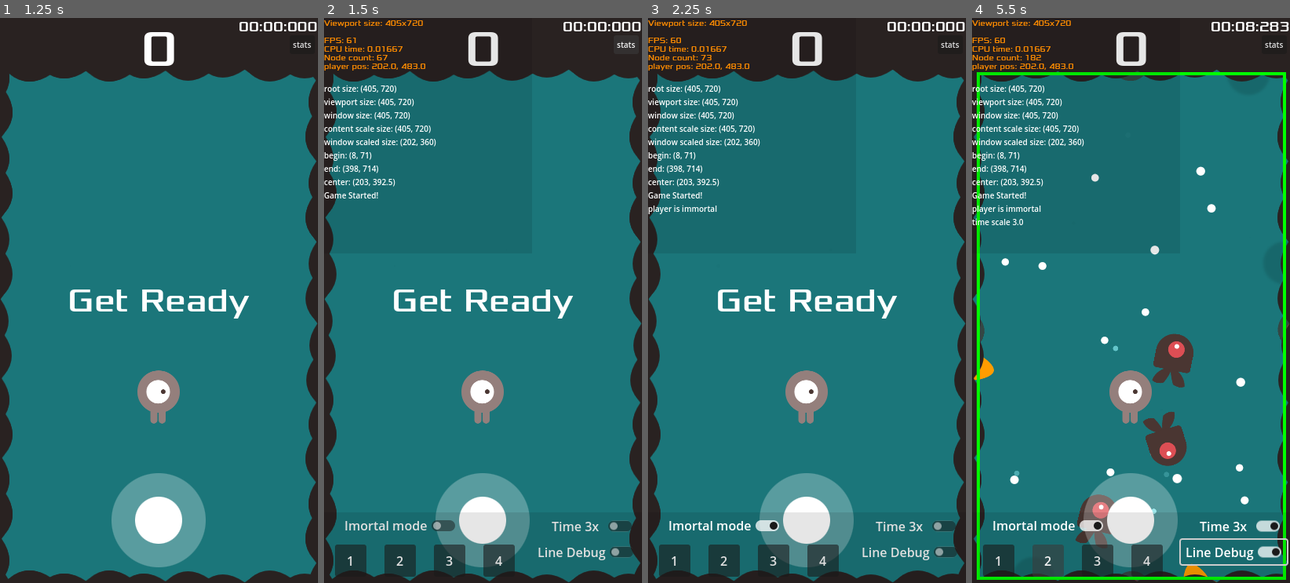
Above: before the commit, frames 1-4 (left to right).
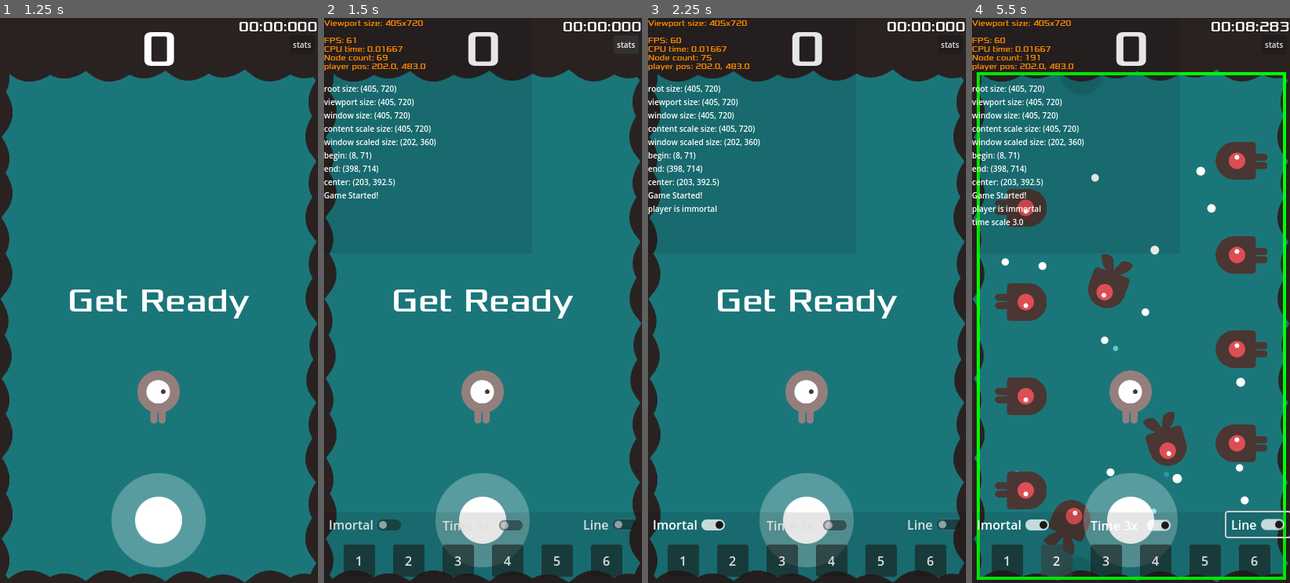
Above: after the commit, the same moments.

Repository: azevedoruan/DodgeTheCreeps
Game: Godot game, scene res://scenes/Main.tscn
The game is run twice, just before and just after one commit, with the same random seed, the same clock (stepped at 60 frames per second) and the same inputs.
Inputs:
- Up to frame 1 (1.25 s): click "Start" at 0.5 s
- Up to frame 2 (1.5 s): click "stats" at 1.25 s
- Up to frame 3 (2.25 s): click "Imortal mode" (after the commit: "Imortal") at 2 s
- Up to frame 4 (5.5 s): click "Time 3x" at 2.75 s; click "1" at 3.5 s; click "Line Debug" (after the commit: "Line") at 4.25 s; click "2" at 5 s

Frame 1 is identical in both runs. In frame 2, 3.3% of the frame differs, in the area x 1-98%, y 6-99%; in frame 3, 3.3%; in frame 4, 14%, in the area x 0-100%, y 6-100%.

Commit message:
task 001 - evento 6 - horda de inimigos

Diff:
--- a/project.godot
+++ b/project.godot
@@ -35,26 +35,31 @@
 move_right={
 "deadzone": 0.5,
 "events": [Object(InputEventKey,"resource_local_to_scene":false,"resource_name":"","device":-1,"window_id":0,"alt_press …(182 unchanged characters)…
+, Object(InputEventKey,"resource_local_to_scene":false,"resource_name":"","device":-1,"window_id":0,"alt_pressed":false,"shift_pressed":false,"ctrl_pressed":false,"meta_pressed":false,"pressed":false,"keycode":0,"physical_keycode":68,"key_label":0,"unicode":100,"echo":false,"script":null)
 ]
 }
 move_left={
 "deadzone": 0.5,
 "events": [Object(InputEventKey,"resource_local_to_scene":false,"resource_name":"","device":-1,"window_id":0,"alt_press …(182 unchanged characters)…
+, Object(InputEventKey,"resource_local_to_scene":false,"resource_name":"","device":-1,"window_id":0,"alt_pressed":false,"shift_pressed":false,"ctrl_pressed":false,"meta_pressed":false,"pressed":false,"keycode":0,"physical_keycode":65,"key_label":0,"unicode":97,"echo":false,"script":null)
 ]
 }
 move_up={
 "deadzone": 0.5,
 "events": [Object(InputEventKey,"resource_local_to_scene":false,"resource_name":"","device":-1,"window_id":0,"alt_press …(182 unchanged characters)…
+, Object(InputEventKey,"resource_local_to_scene":false,"resource_name":"","device":-1,"window_id":0,"alt_pressed":false,"shift_pressed":false,"ctrl_pressed":false,"meta_pressed":false,"pressed":false,"keycode":0,"physical_keycode":87,"key_label":0,"unicode":119,"echo":false,"script":null)
 ]
 }
 move_down={
 "deadzone": 0.5,
 "events": [Object(InputEventKey,"resource_local_to_scene":false,"resource_name":"","device":-1,"window_id":0,"alt_press …(182 unchanged characters)…
+, Object(InputEventKey,"resource_local_to_scene":false,"resource_name":"","device":-1,"window_id":0,"alt_pressed":false,"shift_pressed":false,"ctrl_pressed":false,"meta_pressed":false,"pressed":false,"keycode":0,"physical_keycode":83,"key_label":0,"unicode":115,"echo":false,"script":null)
 ]
 }
 start_game={
 "deadzone": 0.5,
 "events": [Object(InputEventKey,"resource_local_to_scene":false,"resource_name":"","device":-1,"window_id":0,"alt_press …(182 unchanged characters)…
+, Object(InputEventKey,"resource_local_to_scene":false,"resource_name":"","device":-1,"window_id":0,"alt_pressed":false,"shift_pressed":false,"ctrl_pressed":false,"meta_pressed":false,"pressed":false,"keycode":0,"physical_keycode":69,"key_label":0,"unicode":101,"echo":false,"script":null)
 ]
 }
 time_scale={
--- /dev/null
+++ b/resources/mob_event_sixth.tres
@@ -0,0 +1,7 @@
+[gd_resource type="Resource" script_class="MobEventSixth" load_steps=2 format=3 uid="uid://dyacpdwgr1xui"]
+
+[ext_resource type="Script" path="res://scripts/resources/mobEventSixth.gd" id="1_qetdn"]
+
+[resource]
+resource_name = "horda de mobs"
+script = ExtResource("1_qetdn")
--- a/scenes/HUD.tscn
+++ b/scenes/HUD.tscn
@@ -82,6 +82,7 @@
 anchors_preset = 0
 offset_right = 265.0
 offset_bottom = 300.0
+metadata/_edit_lock_ = true
 
 [node name="ColorRect" type="ColorRect" parent="Pivot/DebugLog"]
 layout_mode = 1
@@ -170,73 +171,88 @@
 
 [node name="ImortalModeButton" type="CheckButton" parent="DeveloperControl"]
 layout_mode = 0
-offset_left = 20.0
+offset_right = 105.0
+offset_bottom = 32.0
+focus_mode = 0
+text = "Imortal
+"
+
+[node name="TimeAccelerateButton" type="CheckButton" parent="DeveloperControl"]
+layout_mode = 1
+anchors_preset = 5
+anchor_left = 0.5
+anchor_right = 0.5
+offset_left = -57.5
 offset_top = 1.0
-offset_right = 174.0
-offset_bottom = 33.0
-focus_mode = 0
-text = "Imortal mode"
-
-[node name="TimeAccelerateButton" type="CheckButton" parent="DeveloperControl"]
+offset_right = 57.5
+offset_bottom = 32.0
+grow_horizontal = 2
+focus_mode = 0
+text = "Time 3x"
+
+[node name="DrawLineDebugButton" type="CheckButton" parent="DeveloperControl"]
 layout_mode = 1
 anchors_preset = 1
 anchor_left = 1.0
 anchor_right = 1.0
-offset_left = -121.0
-offset_top = 2.0
-offset_right = -6.0
-offset_bottom = 33.0
+offset_left = -81.0
+offset_bottom = 31.0
 grow_horizontal = 0
-focus_mode = 0
-text = "Time 3x"
+text = "Line"
 
 [node name="Event1Button" type="Button" parent="DeveloperControl"]
 layout_mode = 2
-offset_left = 14.0
-offset_top = 41.0
-offset_right = 54.0
+offset_left = 25.0
+offset_top = 41.0
+offset_right = 65.0
 offset_bottom = 82.0
 focus_mode = 0
 text = "1"
 
 [node name="Event1Button2" type="Button" parent="DeveloperControl"]
 layout_mode = 2
-offset_left = 77.0
-offset_top = 41.0
-offset_right = 117.0
+offset_left = 88.0
+offset_top = 41.0
+offset_right = 128.0
 offset_bottom = 82.0
 focus_mode = 0
 text = "2"
 
 [node name="Event1Button3" type="Button" parent="DeveloperControl"]
 layout_mode = 2
-offset_left = 140.0
-offset_top = 41.0
-offset_right = 180.0
+offset_left = 151.0
+offset_top = 41.0
+offset_right = 191.0
 offset_bottom = 82.0
 focus_mode = 0
 text = "3"
 
 [node name="Event1Button4" type="Button" parent="DeveloperControl"]
 layout_mode = 2
-offset_left = 203.0
-offset_top = 41.0
-offset_right = 243.0
+offset_left = 214.0
+offset_top = 41.0
+offset_right = 254.0
 offset_bottom = 82.0
 focus_mode = 0
 text = "4"
 
-[node name="DrawLineDebugButton" type="CheckButton" parent="DeveloperControl"]
-layout_mode = 1
-anchors_preset = 1
-anchor_left = 1.0
-anchor_right = 1.0
-offset_left = -139.0
-offset_top = 35.0
-offset_right = -4.0
-offset_bottom = 66.0
-grow_horizontal = 0
-text = "Line Debug"
+[node name="Event1Button5" type="Button" parent="DeveloperControl"]
+layout_mode = 2
+offset_left = 277.0
+offset_top = 41.0
+offset_right = 317.0
+offset_bottom = 82.0
+focus_mode = 0
+text = "5"
+
+[node name="Event1Button6" type="Button" parent="DeveloperControl"]
+layout_mode = 2
+offset_left = 340.0
+offset_top = 41.0
+offset_right = 380.0
+offset_bottom = 82.0
+focus_mode = 0
+text = "6"
 
 [node name="MessageTimer" type="Timer" parent="."]
 wait_time = 2.0
@@ -246,9 +262,11 @@
 [connection signal="button_down" from="Pivot/StatsButton" to="." method="_on_stats_button_down"]
 [connection signal="toggled" from="DeveloperControl/ImortalModeButton" to="." method="_on_imortal_mode_button_toggled"]
 [connection signal="toggled" from="DeveloperControl/TimeAccelerateButton" to="." method="_on_time_accelerate_button_toggled"]
+[connection signal="pressed" from="DeveloperControl/DrawLineDebugButton" to="." method="_on_draw_line_debug_button_pressed"]
 [connection signal="pressed" from="DeveloperControl/Event1Button" to="." method="_on_event_1_button_pressed"]
 [connection signal="pressed" from="DeveloperControl/Event1Button2" to="." method="_on_event_1_button_2_pressed"]
 [connection signal="pressed" from="DeveloperControl/Event1Button3" to="." method="_on_event_1_button_3_pressed"]
 [connection signal="pressed" from="DeveloperControl/Event1Button4" to="." method="_on_event_1_button_4_pressed"]
-[connection signal="pressed" from="DeveloperControl/DrawLineDebugButton" to="." method="_on_draw_line_debug_button_pressed"]
+[connection signal="pressed" from="DeveloperControl/Event1Button5" to="." method="_on_event_1_button_5_pressed"]
+[connection signal="pressed" from="DeveloperControl/Event1Button6" to="." method="_on_event_1_button_6_pressed"]
 [connection signal="timeout" from="MessageTimer" to="." method="_on_message_timer_timeout"]
--- a/scenes/Main.tscn
+++ b/scenes/Main.tscn
@@ -22,6 +22,7 @@
 [ext_resource type="Resource" uid="uid://cfjb5mmjtr6i3" path="res://resources/mob_event_third.tres" id="13_q2wx6"]
 [ext_resource type="Resource" uid="uid://dxxdyonrep8ne" path="res://resources/mob_event_fourth.tres" id="14_1epfv"]
 [ext_resource type="Resource" uid="uid://dj8bd4mokvca" path="res://resources/mob_event_fifth.tres" id="15_nl8hl"]
+[ext_resource type="Resource" uid="uid://dyacpdwgr1xui" path="res://resources/mob_event_sixth.tres" id="19_2ml6s"]
 [ext_resource type="Texture2D" uid="uid://cxo2he6r4dqsw" path="res://art/Margin_solida.png" id="19_hj66a"]
 
 [sub_resource type="Theme" id="Theme_xjx8x"]
@@ -38,6 +39,7 @@
 grow_horizontal = 2
 grow_vertical = 2
 theme = SubResource("Theme_xjx8x")
+metadata/_edit_lock_ = true
 
 [node name="Background" type="ColorRect" parent="Container"]
 layout_mode = 1
@@ -158,7 +160,8 @@
 
 [node name="MobsEventHandler" type="Node" parent="."]
 script = ExtResource("12_urh7m")
-events = Array[Resource("res://scripts/resources/mobEventAbstract.gd")]([ExtResource("11_em6as"), ExtResource("12_4dtth"), ExtResource("14_1epfv"), ExtResource("13_q2wx6"), ExtResource("15_nl8hl")])
+initial_event_count = 4
+events = Array[Resource("res://scripts/resources/mobEventAbstract.gd")]([ExtResource("11_em6as"), ExtResource("12_4dtth"), ExtResource("14_1epfv"), ExtResource("13_q2wx6"), ExtResource("15_nl8hl"), ExtResource("19_2ml6s")])
 
 [node name="JoyStickHandler" type="Node" parent="."]
 script = ExtResource("7_hdq0m")
--- a/scripts/HUD.gd
+++ b/scripts/HUD.gd
@@ -107,22 +107,30 @@
 func _on_time_accelerate_button_toggled(toggled_on: bool) -> void:
 	get_parent().time_scale(toggled_on)
 
+#TEST for dev configurations
+func _on_event_1_button_pressed() -> void:
+	get_parent().fire_event_test(0)
 
-func _on_event_1_button_pressed() -> void:
+#TEST for dev configurations
+func _on_event_1_button_2_pressed() -> void:
 	get_parent().fire_event_test(1)
 
-
-func _on_event_1_button_2_pressed() -> void:
+#TEST for dev configurations
+func _on_event_1_button_3_pressed() -> void:
 	get_parent().fire_event_test(2)
 
-
-func _on_event_1_button_3_pressed() -> void:
+#TEST for dev configurations
+func _on_event_1_button_4_pressed() -> void:
 	get_parent().fire_event_test(3)
 
-
-func _on_event_1_button_4_pressed() -> void:
+#TEST for dev configurations
+func _on_event_1_button_5_pressed():
 	get_parent().fire_event_test(4)
 
+#TEST for dev configurations
+func _on_event_1_button_6_pressed():
+	get_parent().fire_event_test(5)
 
+#TEST for dev configurations
 func _on_draw_line_debug_button_pressed() -> void:
 	get_parent().activate_rect_lines_debug()
--- a/scripts/Main.gd
+++ b/scripts/Main.gd
@@ -17,6 +17,8 @@
 var score: int = 0
 var special_mob_count: int = 0
 var event_count: int = 0
+
+#TEST for dev configurations
 var is_time_scaled: bool = false
 
 
--- a/scripts/MobsEventHandler.gd
+++ b/scripts/MobsEventHandler.gd
@@ -3,13 +3,14 @@
 
 signal end_event_handler
 
+@export var initial_event_count: int = 0
 @export var events: Array[MobEvent]
 
 var _event_count: int = 0
 
 
 func restart_events() -> void:
-	_event_count = 0
+	_event_count = initial_event_count
 
 
 # dispara os eventos em ordem no decorrer do jogo.
@@ -33,7 +34,7 @@
 	_event_count += 1
 
 
-# for DEBUG
+#TEST for development debug
 func fire_a_event(mob_spawner: MobSpawner, player: Player, event_index: int = 0) -> void:
 	var tween: Tween = create_tween()
 	var event: MobEvent = events[event_index]
--- a/scripts/Player.gd
+++ b/scripts/Player.gd
@@ -1,39 +1,53 @@
+class_name Player
 extends Area2D
-class_name Player
 
 signal hit
 
 @export var joystick_handler: JoyStickHandler
 @export var is_immortal: bool = false
 
-var screen_size
+@onready var _animation_sprite: AnimatedSprite2D = $AnimatedSprite2D
+@onready var _collision_shape: CollisionShape2D = $CollisionShape2D
+
+#TODO calcular limites da área de gameplay por meio do GameplayContainerService
+var _screen_size: Vector2
+var _is_on_computer: bool
 
 const SPEED: float = 185
 
 
 func _ready():
-	screen_size = get_viewport_rect().size
+	_screen_size = get_viewport_rect().size
+
+	var os_name: String = OS.get_name()
+	if os_name == "Android" || os_name == "iOS":
+		_is_on_computer = false
+	else:
+		_is_on_computer = true
 
 
 func _process(delta):
-	var velocity: Vector2 = joystick_handler.direction
-	#var velocity: Vector2 = _move_by_keyboard()
+	var velocity: Vector2 = Vector2.ZERO
+	if _is_on_computer:
+		velocity = _move_by_keyboard()
+	else:
+		velocity = joystick_handler.direction
 
 	if velocity.length() > 0:
-		$AnimatedSprite2D.play()
+		_animation_sprite.play()
 	else:
-		$AnimatedSprite2D.stop()
+		_animation_sprite.stop()
 
 	position += velocity * delta * SPEED
-	position = position.clamp(Vector2.ZERO, screen_size)
+	position = position.clamp(Vector2.ZERO, _screen_size)
 
 	if abs(velocity.x) > abs(velocity.y):
-		$AnimatedSprite2D.animation = "walk"
-		$AnimatedSprite2D.flip_v = false
-		$AnimatedSprite2D.flip_h = velocity.x < 0
+		_animation_sprite.animation = "walk"
+		_animation_sprite.flip_v = false
+		_animation_sprite.flip_h = velocity.x < 0
 	elif abs(velocity.y) > abs(velocity.x):
-		$AnimatedSprite2D.animation = "up"
-		$AnimatedSprite2D.flip_v = true if velocity.y > 0 else false
+		_animation_sprite.animation = "up"
+		_animation_sprite.flip_v = true if velocity.y > 0 else false
 
 
 func _move_by_keyboard():
@@ -54,13 +68,13 @@
 	if is_immortal == false:
 		hide()
 		hit.emit()
-		$CollisionShape2D.set_deferred("disabled", true)
+		_collision_shape.set_deferred("disabled", true)
 
 
 func start(pos):
 	position = pos
 	show()
-	$CollisionShape2D.disabled = false
+	_collision_shape.disabled = false
 
 
 func _on_body_shape_entered(_body_rid: RID, body: Node2D, _body_shape_index: int, _local_shape_index: int) -> void:
@@ -69,4 +83,4 @@
 			if is_immortal == false:
 				hide()
 				hit.emit()
-				$CollisionShape2D.set_deferred("disabled", true)
+				_collision_shape.set_deferred("disabled", true)
--- /dev/null
+++ b/scripts/resources/mobEventSixth.gd
@@ -0,0 +1,40 @@
+class_name MobEventSixth
+extends MobEvent
+
+func fire(mob_spawner: MobSpawner, _player: Player, tween: Tween) -> void:
+	# superior esquerdo
+	var pos: Positions = MobPositionServiceNode.get_vertical_positions("top", GameplayContainerServiceNode.get_top_left_corner().x + 50)
+	var dir: float = 90
+	_spawn_sequence(mob_spawner, tween, pos, dir)
+
+	# inferior direito
+	pos = MobPositionServiceNode.get_vertical_positions("bottom", GameplayContainerServiceNode.get_bottom_rigth_corner().x - 50)
+	dir = 270
+	var tween_parallel: Tween = mob_spawner.get_tree().create_tween()
+	_spawn_sequence(mob_spawner, tween_parallel, pos, dir)
+
+	# inferior esquerdo
+	pos = MobPositionServiceNode.get_horizontal_positions("left", GameplayContainerServiceNode.get_bottom_left_corner().y - 50)
+	dir = 0
+	_spawn_sequence(mob_spawner, tween, pos, dir)
+
+	# superior direito
+	pos = MobPositionServiceNode.get_horizontal_positions("right", GameplayContainerServiceNode.get_top_rigth_corner().y + 50)
+	dir = 180
+	_spawn_sequence(mob_spawner, tween_parallel, pos, dir)
+
+	tween.tween_interval(2.5)
+	tween.tween_callback(func():
+		end_event.emit()
+	)
+
+
+func _spawn_sequence(mob_spawner: MobSpawner, tween: Tween, pos: Positions, direction: float) -> void:
+	var i: int = 0
+	while i < 5:
+		tween.tween_callback(func():
+			mob_spawner.spawn_mob_common(pos, direction, Vector2(130, 0), "walk")
+		)
+		tween.tween_interval(0.75)
+		direction -= 15
+		i += 1
Not shown, changed: export_presets.cfg
Not shown: 1 places in scenes/Main.tscn that only renumber resources
